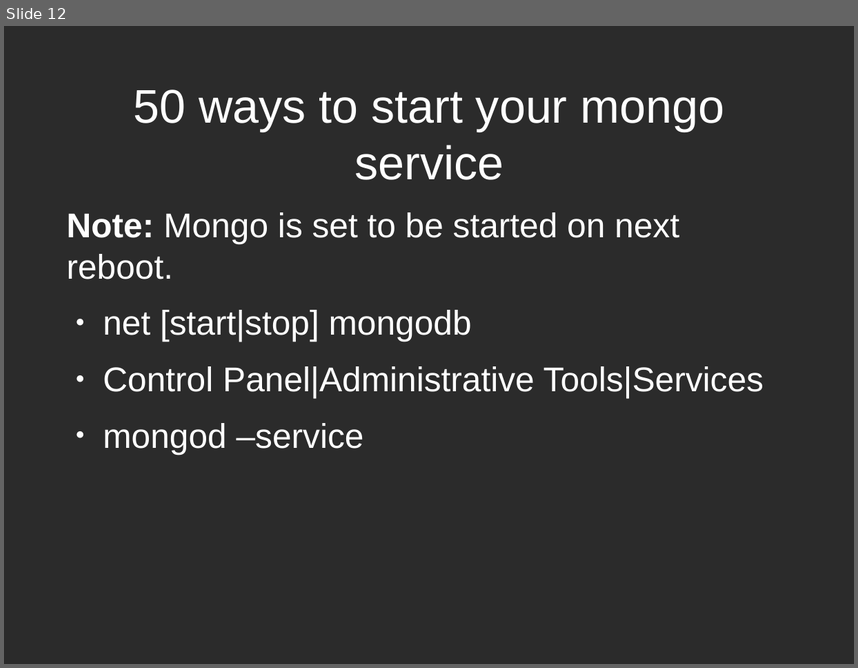
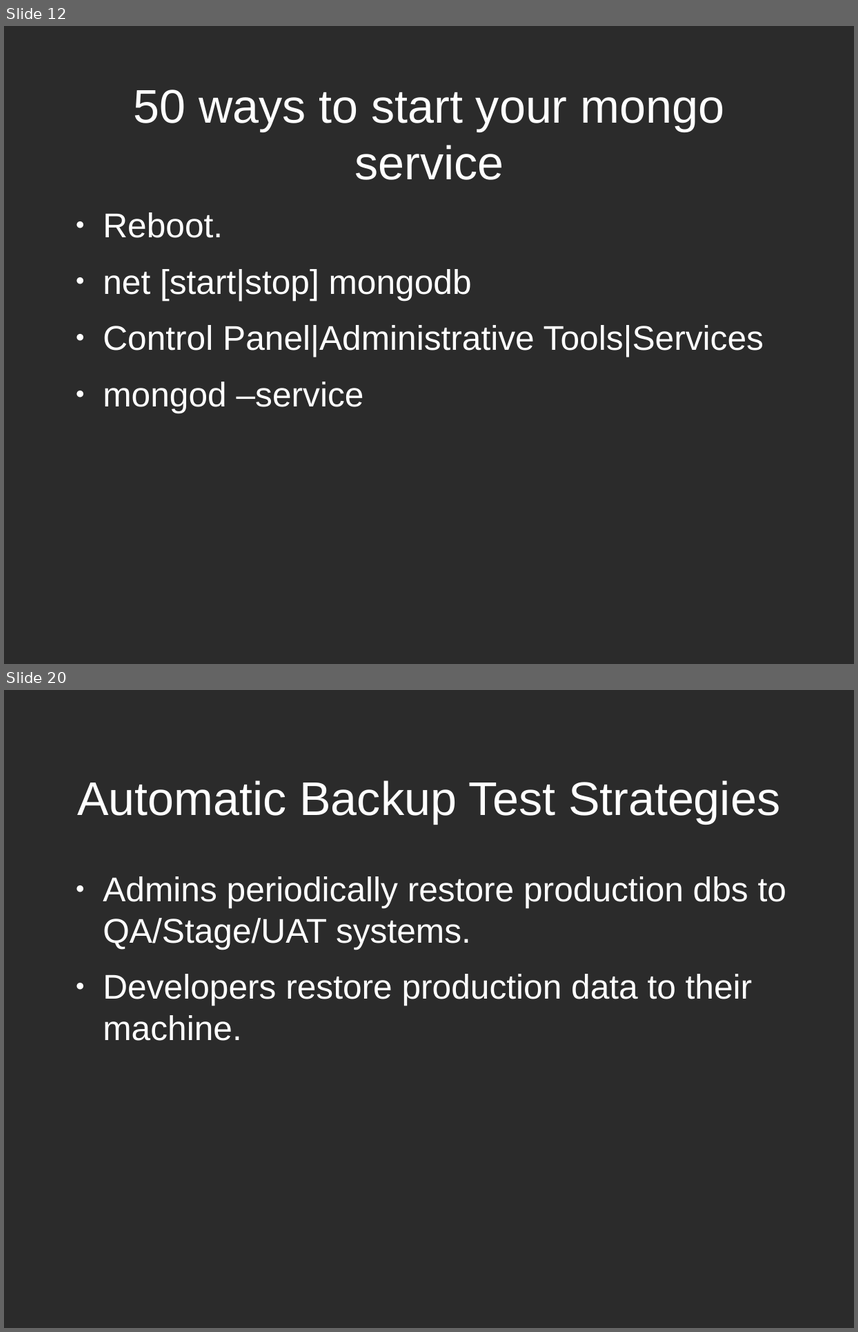
Before and after one commit to zippy1981/TalkMaterials, a slide deck: MongoMeetup/2010-July/Mongo Windows Administration for the Unix Programmer.odp. Shown one above the other, each under a label of ours: slide 12 before the commit, slides 12 and 20 after it; the slides between them are not shown. The pictures are 858x668 and 858x1332 pixels, drawn with LibreOffice and Linux fonts; fonts in the diff are those of the drawing; background and template pictures are left out; a plain dark background stands for a picture behind light text. Boxes give left, top, right and bottom in pixels: in the first picture for what was removed or moved away, otherwise in the second. Text is boxed around its words. In the diff, an @@ line names an element or a change of style, - is before the commit and + after.

```diff
--- a/MongoMeetup/2010-July/Mongo Windows Administration for the Unix Programmer.odp
+++ b/MongoMeetup/2010-July/Mongo Windows Administration for the Unix Programmer.odp
@@ slide 20 added at (x1=4, y1=690, x2=854, y2=1328), background picture (left out) @@
@@ title added at (x1=77, y1=780, x2=780, y2=823), 44 pt, text #FFFFFF @@
+Automatic Backup Test Strategies
@@ text added at (x1=103, y1=876, x2=786, y2=1041), 32 pt, text #FFFFFF @@
+● Admins periodically restore production dbs to QA/Stage/UAT systems.
+● Developers restore production data to their machine.
@@ slide 12 changed as well @@
@@ text at (x1=103, y1=212, x2=223, y2=238): text changed @@
-Note: Mongo is set to be started on next reboot.
+● Reboot.
```
Also in this commit, not shown: 10 other slides changed, 12 other slides added.
